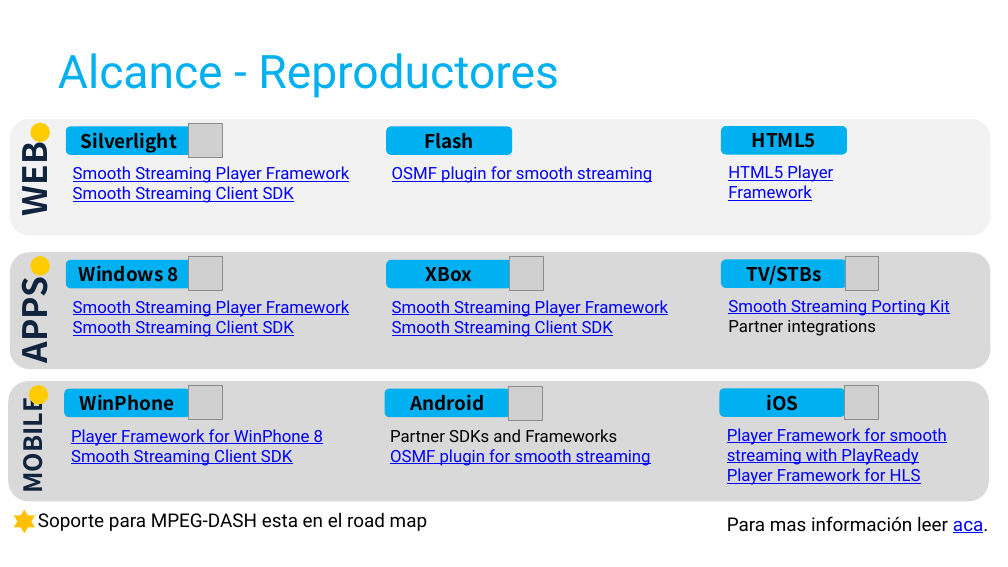
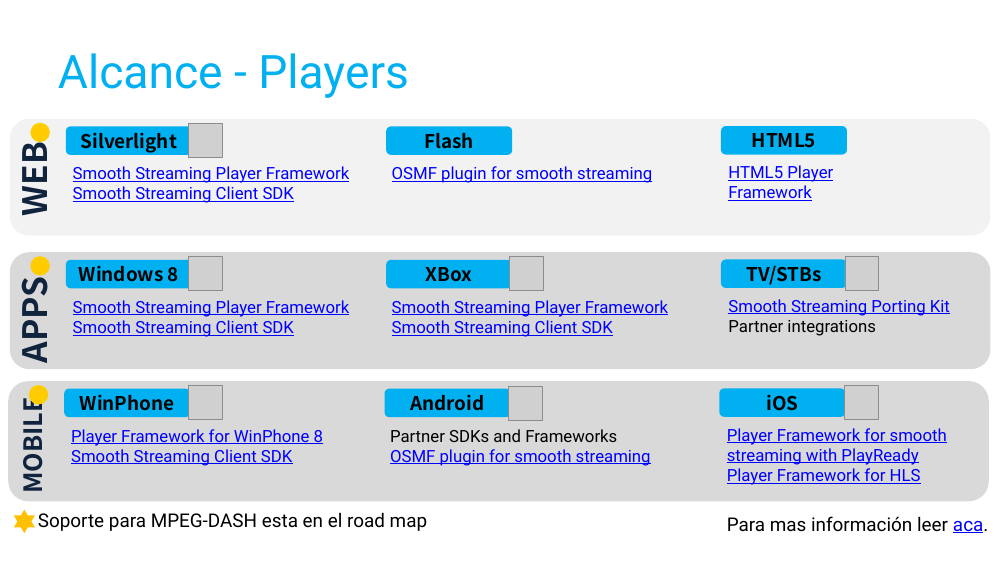
Before and after one commit to mconverti/webcast-aplicaciones-media-con-azure-media-services, a slide deck: slide 7 of webcast.pptx. Drawn at 1008x567 pixels with LibreOffice and Linux fonts; fonts in the diff are those of the drawing; grey boxes stand for pictures; background and template pictures are left out. Boxes give left, top, right and bottom in pixels: in the first picture for what was removed or moved away, otherwise in the second. Text is boxed around its words. In the diff, an @@ line names an element or a change of style, - is before the commit and + after.

Commit message:
# added players # added mpeg dashs slides

```diff
--- a/webcast.pptx
+++ b/webcast.pptx
@@ title at box(58, 53, 409, 98): text changed @@
-Alcance - Reproductores
+Alcance - Players
```
Also in this commit, not shown: 5 other slides changed, 4 slides added, 1 slide removed.
